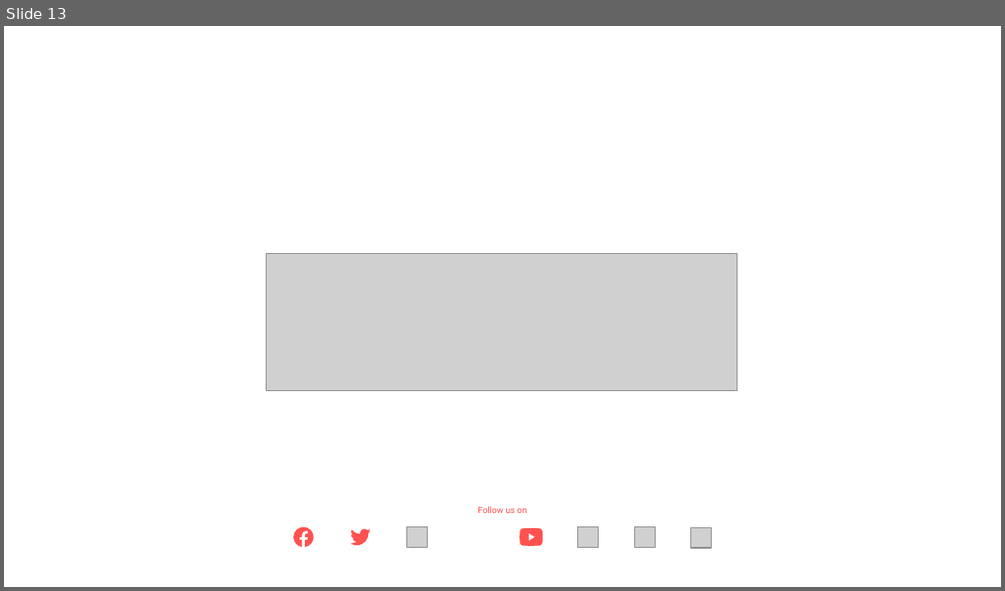
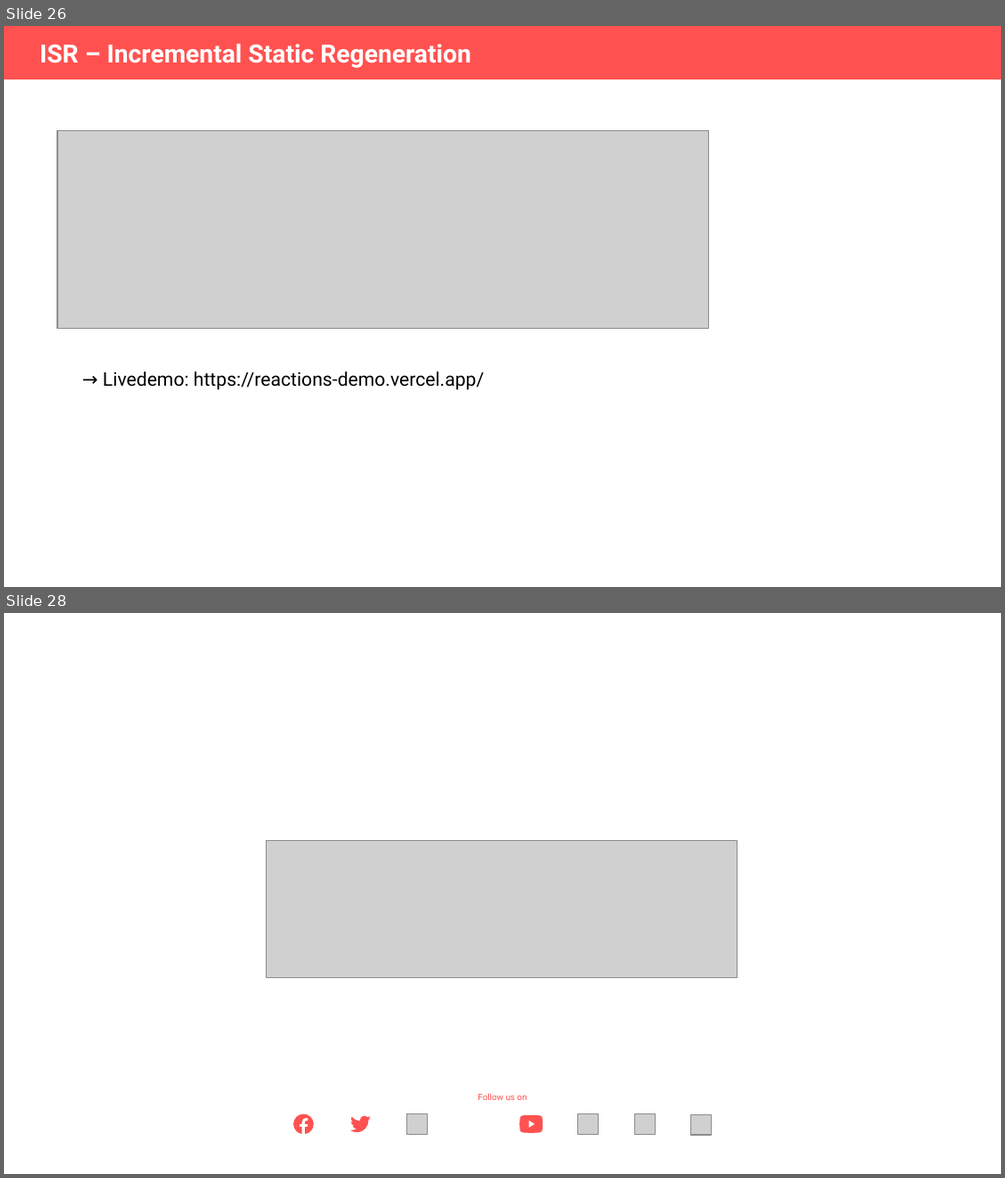
Before and after one commit to Theiaz/renderingpatterns, a slide deck: vortrag.odp. Shown one above the other, each under a label of ours: slide 13 before the commit, slides 26 and 28 after it; the slides between them are not shown. The pictures are 1005x591 and 1005x1178 pixels, drawn with LibreOffice and Linux fonts; fonts in the diff are those of the drawing; grey boxes stand for pictures; background and template pictures are left out. Boxes give left, top, right and bottom in pixels: in the first picture for what was removed or moved away, otherwise in the second. Text is boxed around its words. In the diff, an @@ line names an element or a change of style, - is before the commit and + after.

```diff
--- a/vortrag.odp
+++ b/vortrag.odp
@@ slide 26 added at box(4, 26, 1001, 587), background #FFFFFF @@
@@ rectangle added at box(4, 26, 1001, 79), fill #FF5250 @@
@@ title added at box(40, 44, 471, 68), 20 pt, text #FFFFFF, bold @@
+ISR – Incremental Static Regeneration
@@ picture added at box(57, 131, 709, 329) @@
@@ text added at box(103, 371, 484, 390), 15 pt, text #000000 @@
+→ Livedemo: https://reactions-demo.vercel.app/
@@ what was slide 13 is now slide 28 @@
```
Also in this commit, not shown: 3 slides changed, 14 other slides added, 2 other files.
